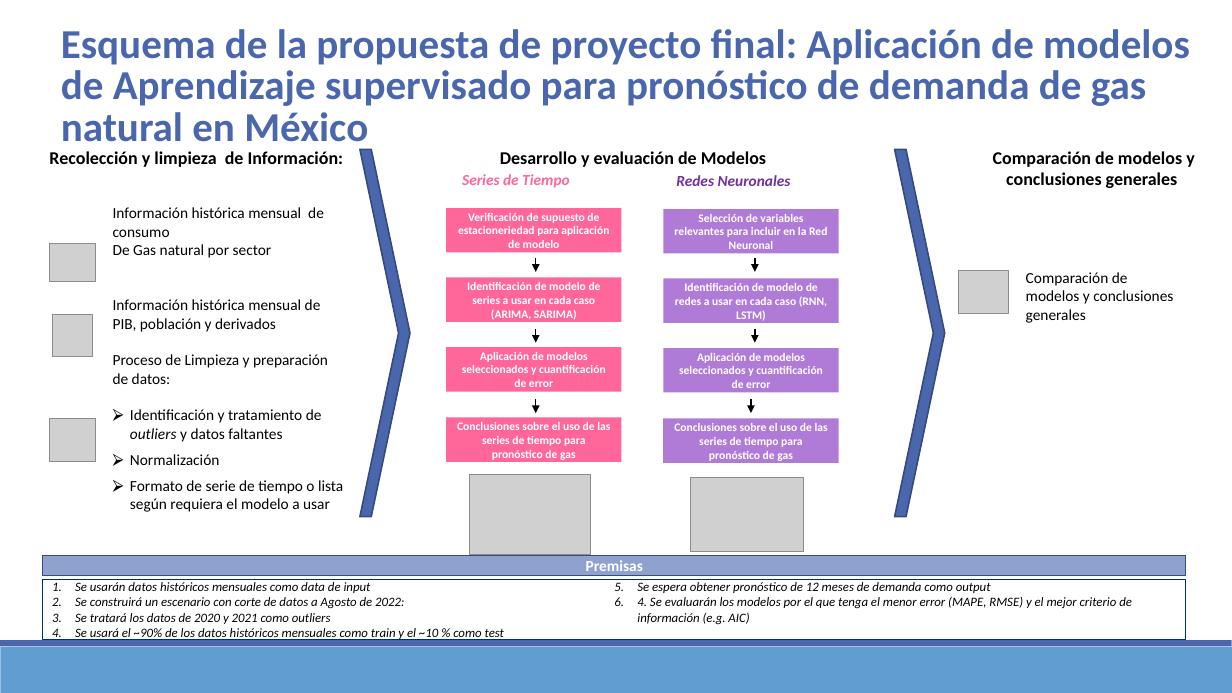
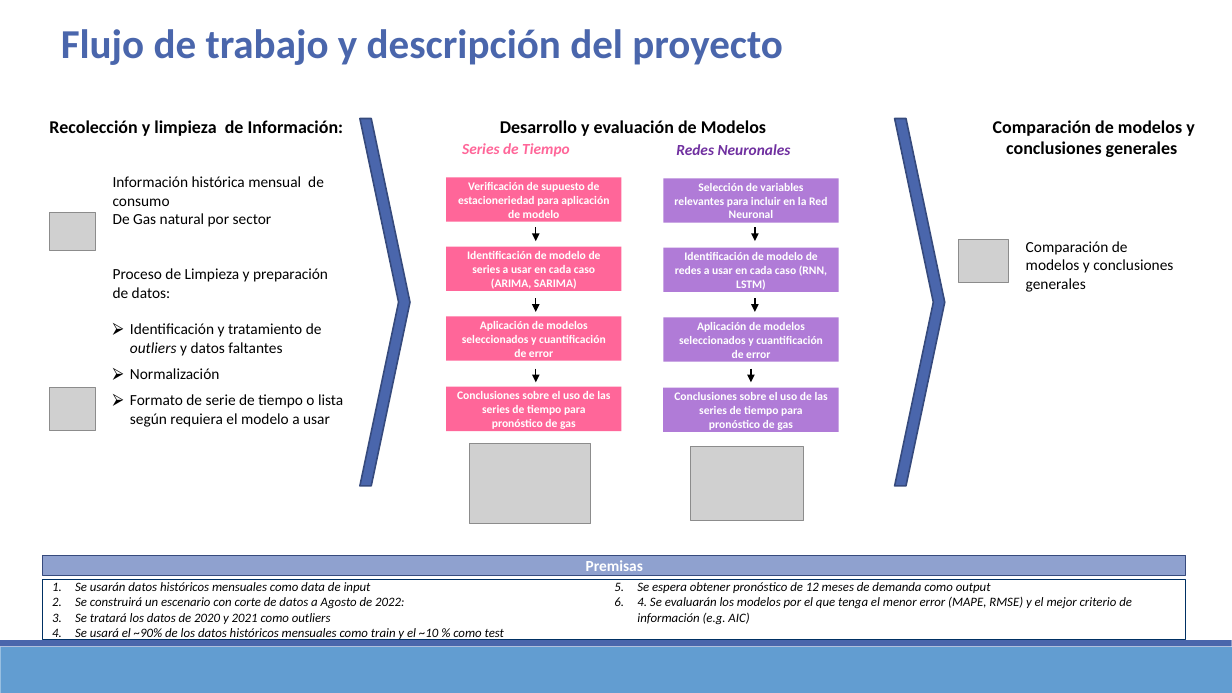
Before and after one commit to Sergio-Ibarra-1795/Diplomado_UNAM_DC_Full_gitHub, a slide deck: slide 5 of Diplomado_DS_Proyecto_Final/Proyecto_final_Diplomado_DS_UNAM_v0.pptx (slide 4 before the commit). Drawn at 1232x693 pixels with LibreOffice and Linux fonts; fonts in the diff are those of the drawing; grey boxes stand for pictures. Boxes give left, top, right and bottom in pixels: in the first picture for what was removed or moved away, otherwise in the second. Text is boxed around its words. In the diff, an @@ line names an element or a change of style, - is before the commit and + after.

```diff
--- a/Diplomado_DS_Proyecto_Final/Proyecto_final_Diplomado_DS_UNAM_v0.pptx
+++ b/Diplomado_DS_Proyecto_Final/Proyecto_final_Diplomado_DS_UNAM_v0.pptx
@@ text at box(61, 29, 783, 65): text changed @@
-Esquema de la propuesta de proyecto final: Aplicación de modelos de Aprendizaje supervisado para pronóstico de demanda de gas natural en México
+Flujo de trabajo y descripción del proyecto
@@ text "Información histórica mensual de consumo": place and size @@
-text "Información histórica mensual de consumo" at box(113, 207, 343, 512)
+text "Información histórica mensual de consumo" at box(113, 176, 343, 427)
@@ text at box(113, 299, 321, 332): paragraph removed @@
-Información histórica mensual de PIB, población y derivados
@@ picture removed at box(53, 315, 92, 357) @@
@@ 8 rectangles, 6 texts, 6 arrows, 5 pictures, 2 chevrons: place and size @@
-8 rectangles, 6 texts, 6 arrows, 5 pictures, 2 chevrons at box(49, 150, 1194, 555)
+8 rectangles, 6 texts, 6 arrows, 5 pictures, 2 chevrons at box(49, 118, 1194, 524)
```
Also in this commit, not shown: 4 other slides changed, 2 other files.
